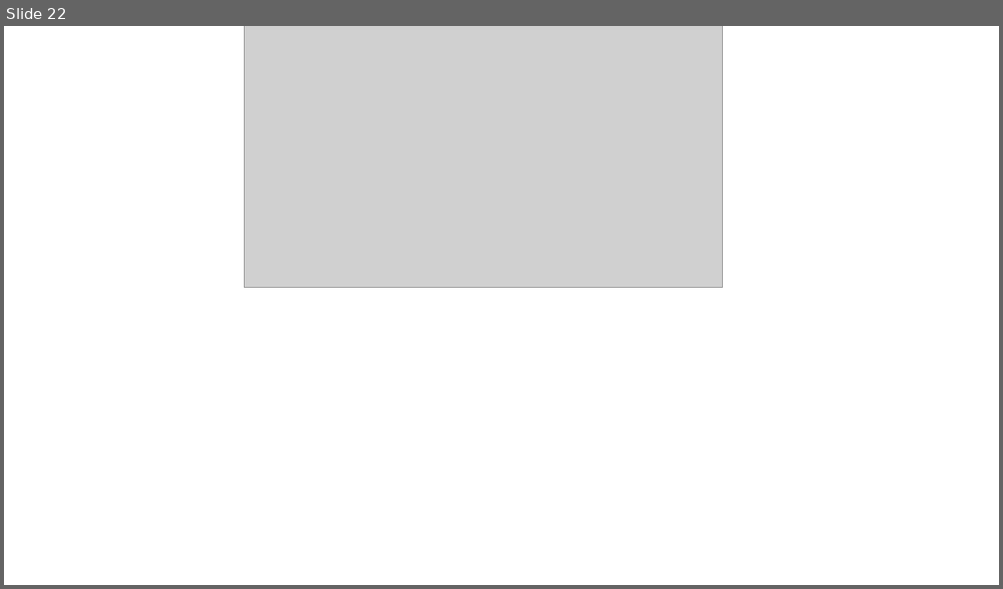
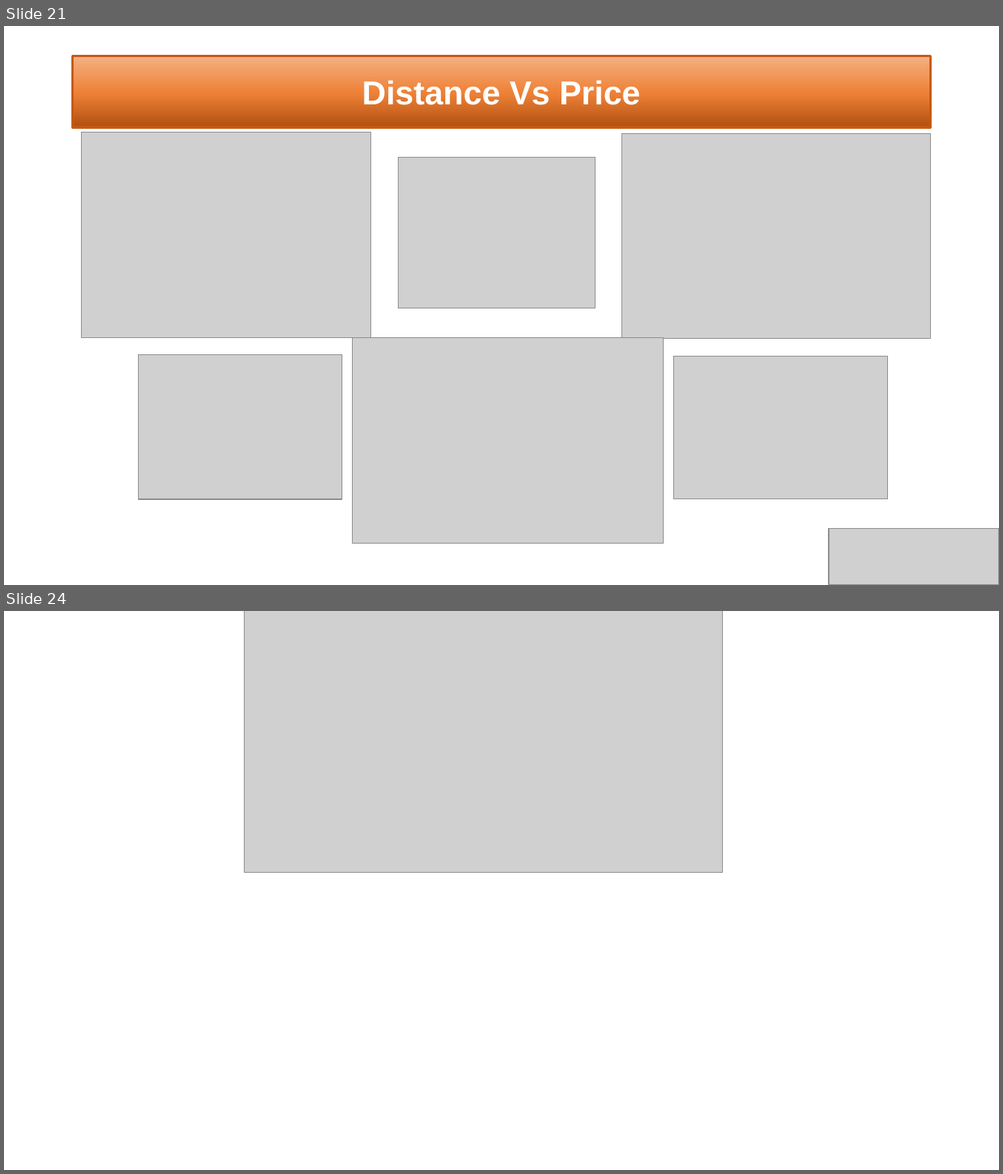
Before and after one commit to SaranyaPandiaraj/Futuristic-Airbnb, a slide deck: Futuristic_Airbnb.pptx. Shown one above the other, each under a label of ours: slide 22 before the commit, slides 21 and 24 after it; the slides between them are not shown. The pictures are 1003x589 and 1003x1174 pixels, drawn with LibreOffice and Linux fonts; fonts in the diff are those of the drawing; grey boxes stand for pictures. Boxes give left, top, right and bottom in pixels: in the first picture for what was removed or moved away, otherwise in the second. Text is boxed around its words. In the diff, an @@ line names an element or a change of style, - is before the commit and + after.

```diff
--- a/Futuristic_Airbnb.pptx
+++ b/Futuristic_Airbnb.pptx
@@ slide 21 added at (x1=4, y1=26, x2=999, y2=585), background #FFFFFF @@
@@ title added at (x1=73, y1=56, x2=930, y2=127), fill gradient #B0500F to #EE8137 to #F4B183, outline #C55A11 2.25 pt, 32 pt, text #FFFFFF, bold @@
+Distance Vs Price
@@ picture added at (x1=82, y1=133, x2=371, y2=338) @@
@@ picture added at (x1=622, y1=133, x2=930, y2=339) @@
@@ picture added at (x1=398, y1=157, x2=595, y2=308) @@
@@ picture added at (x1=138, y1=355, x2=342, y2=500) @@
@@ picture added at (x1=353, y1=338, x2=663, y2=544) @@
@@ picture added at (x1=674, y1=357, x2=888, y2=500) @@
@@ picture added at (x1=828, y1=529, x2=999, y2=585) @@
@@ what was slide 22 is now slide 24 @@
```
Also in this commit, not shown: 5 slides changed, 10 other slides added, 9 slides removed.
